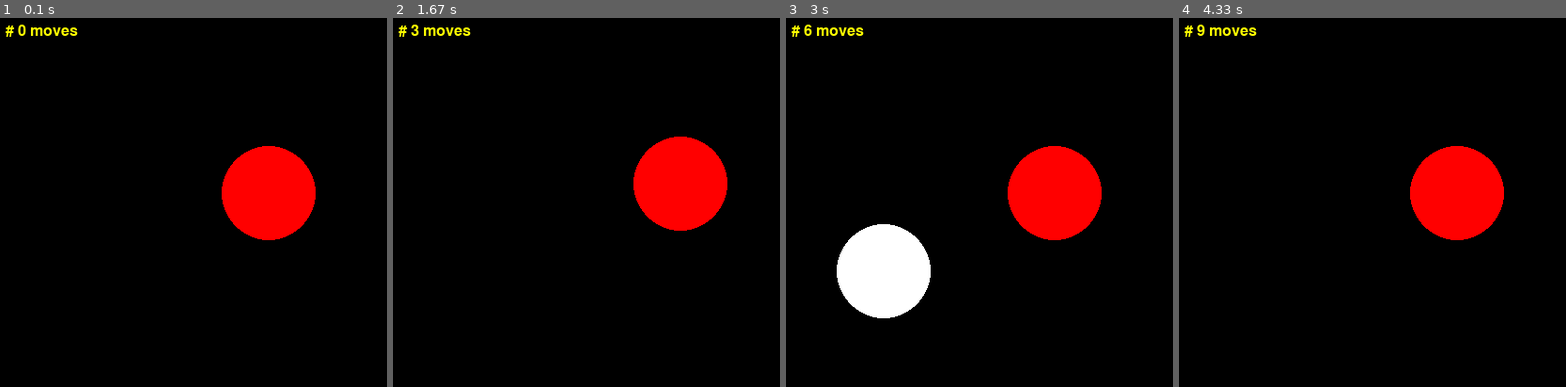
Above: before the commit, frames 1-4 (left to right).
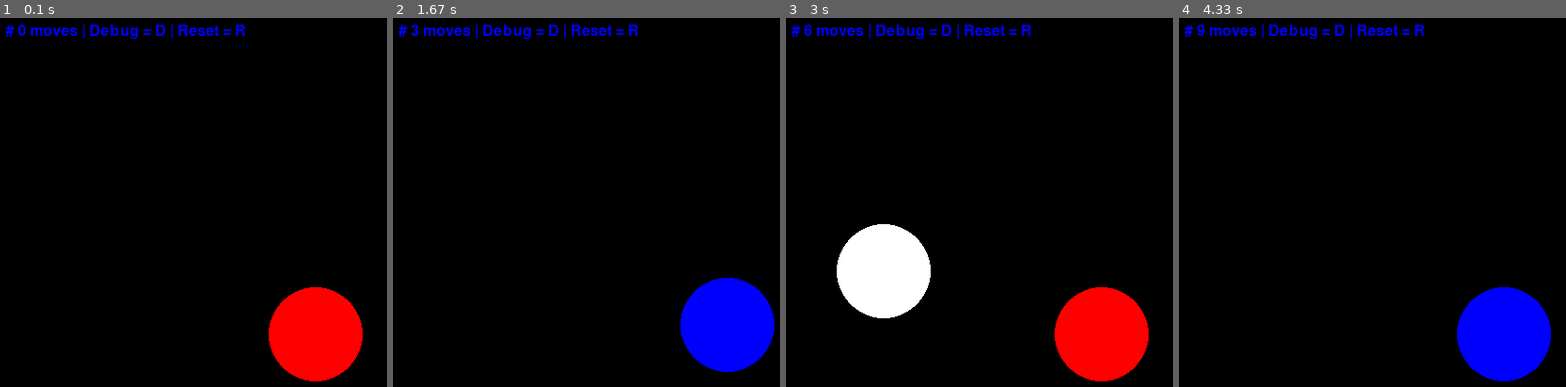
Above: after the commit, the same moments.

Repository: RivarYoder01/PE2_Mod1_PyGame
Game: pygame game, started from main.py
Two runs of this game, one before a commit and one after it. Both use one fixed random seed, a clock stepped at 60 frames per second and the inputs below.
Inputs:
- Up to frame 1 (0.1 s): no input
- Up to frame 2 (1.67 s): hold Right 0.33-0.8 s; hold Up 0.83-1.13 s; hold Right 1.17-1.63 s
- Up to frame 3 (3 s): hold Left 1.67-2.2 s; tap D at 1.82 s; hold Down 2.23-2.53 s; hold Left 2.57-2.97 s
- Up to frame 4 (4.33 s): hold Up 3-3.37 s; tap D at 3.15 s; hold Right 3.4-4.03 s; hold Down from 4.07 s (still down)

The runs differ from the first frame. In frame 1, 11% of the frame differs, in the area x 1-94%, y 1-99%; in frame 2, 11%; in frame 3, 11%; in frame 4, 11%, in the area x 1-97%, y 1-99%.

Commit message:
Made set_circle_Color functional

Diff:
--- a/main.py
+++ b/main.py
@@ -12,8 +12,6 @@
 __version__ = '1.0'
 __date__ = '2/18/2024'
 __status__ = 'Development'
-
-# from pygame import event
 
 BLACK = (0, 0, 0)
 RED = (255, 0, 0)
@@ -36,7 +34,7 @@
     'hidden_y': 0,
     'user_color': WHITE,
     'hidden_color': BLACK,
-    'num_moves': 0
+    'num_moves': 0,
 }
 
 # clock = pygame.time.Clock()
@@ -50,15 +48,6 @@
 
     run_me = True
 
-    # circle
-    colorcircle = RED
-    posx = 300
-    posy = 200
-
-    #  other_colorcircle = WHITE
-    #  o_posx = 100
-    #  o_posy = 200
-
     rand_location()
 
     while run_me:
@@ -71,19 +60,19 @@
 
             if event.type == pygame.KEYDOWN:
                 if event.key == pygame.K_LEFT:
-                    posx -= 10
+                    game['user_x'] -= 10
                     game["num_moves"] += 1
 
                 if event.key == pygame.K_RIGHT:
-                    posx += 10
+                    game['user_x'] += 10
                     game["num_moves"] += 1
 
                 if event.key == pygame.K_DOWN:
-                    posy += 10
+                    game['user_y'] += 10
                     game["num_moves"] += 1
 
                 if event.key == pygame.K_UP:
-                    posy -= 10
+                    game['user_y'] -= 10
                     game["num_moves"] += 1
 
                 if event.key == pygame.K_d:
@@ -98,7 +87,7 @@
         # fill the screen with black (otherwise, the circle will leave a trail)
         SCREEN.fill(BLACK)
 
-        circle = pygame.draw.circle(SCREEN, colorcircle, (posx, posy), 50)
+        game['circle'] = pygame.draw.circle(SCREEN, game['user_color'], (game['user_x'], game['user_y']), 50)
         pygame.draw.circle(SCREEN, game["hidden_color"], (game["hidden_x"], game["hidden_y"]), 50)
 
         game_stats()
@@ -133,8 +122,8 @@
     global game
 
     font = pygame.font.SysFont(None, 24)
+    line = font.render('# ' + str(game["num_moves"]) + " moves" + " | Debug = D" + " | Reset = R", True, BLUE)
 
-    line = font.render('# ' + str(game["num_moves"]) + " moves", True, YELLOW)
     SCREEN.blit(line, (20, 20))
 
     return
@@ -146,23 +135,23 @@
     overlap = game['circle_size'] * 2 - 10
 
     if abs(game['user_x'] - game['hidden_x']) < overlap and abs(game['user_y'] - game['hidden_y']) < overlap:
-        hidden_color = YELLOW
-        user_color = GREEN
+        game['hidden_color'] = WHITE
+        game['user_color'] = GREEN
     else:
         if game['prev_x'] != game['user_x']:
             if abs(game['prev_x'] - game['hidden_x']) > abs(game['user_x'] - game['hidden_x']):
-                user_color = RED
+                game['user_color'] = RED
             else:
-                user_color = BLUE
+                game['user_color'] = BLUE
 
         if game['prev_y'] != game['user_y']:
             if abs(game['prev_y'] - game['hidden_y']) > abs(game['user_y'] - game['hidden_y']):
-                user_color = RED
+                game['user_color'] = RED
             else:
-                user_color = BLUE
+                game['user_color'] = BLUE
 
-    prev_x = game['user_x']
-    prev_y = game['user_y']
+    game['prev_x'] = game['user_x']
+    game['prev_y'] = game['user_y']
 
     return
 
